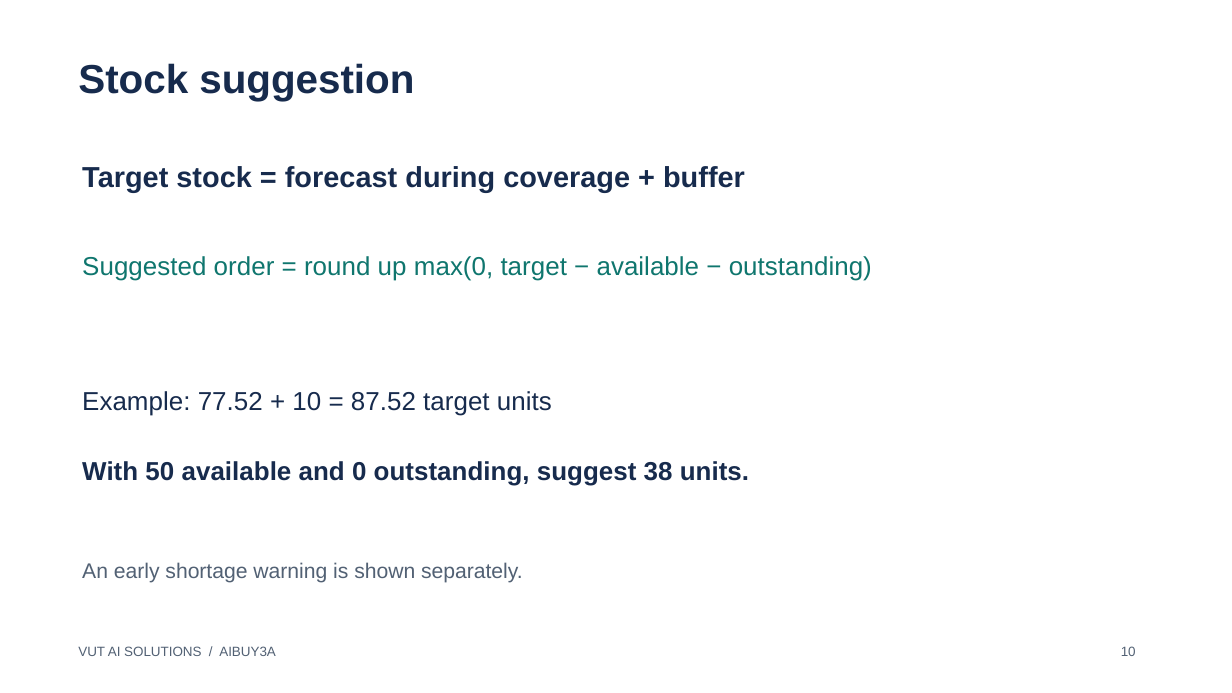
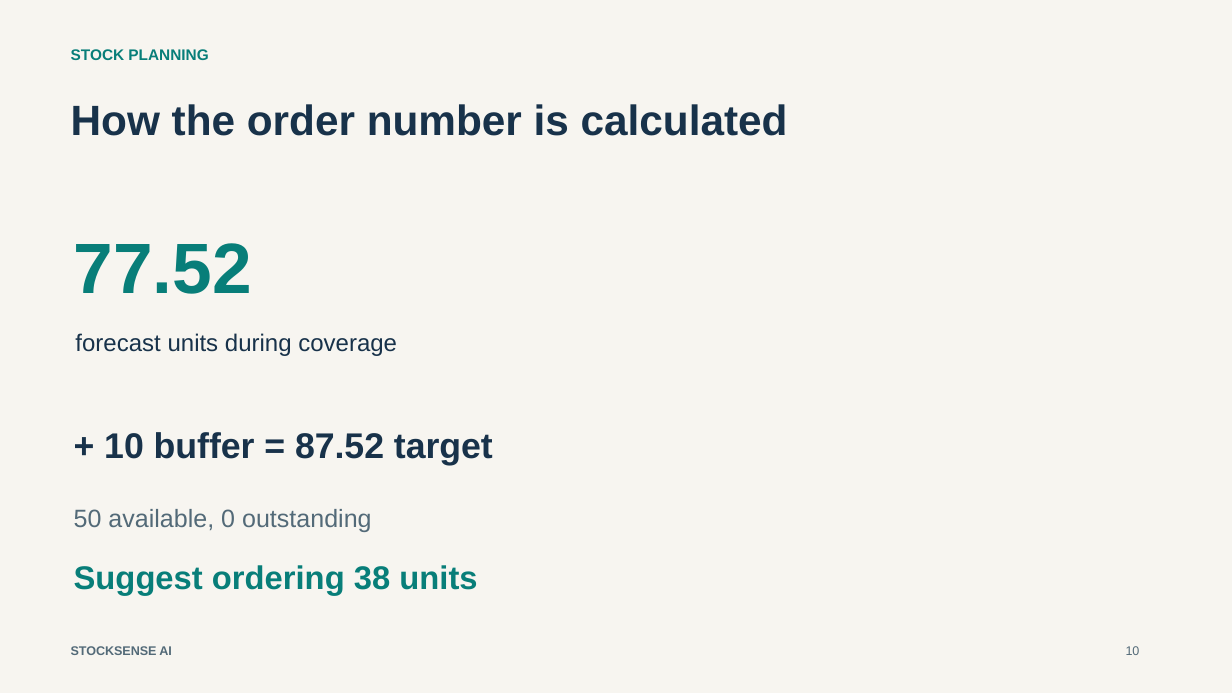
Before and after one commit to VUT-AI-SOLUTIONS-2026/stocksense-ai, a slide deck: slide 10 of docs/StockSense_AI_Presentation_Review.pptx. Drawn at 1232x693 pixels with LibreOffice and Linux fonts; fonts in the diff are those of the drawing. Boxes give left, top, right and bottom in pixels: in the first picture for what was removed or moved away, otherwise in the second. Text is boxed around its words. In the diff, an @@ line names an element or a change of style, - is before the commit and + after.

```diff
--- a/docs/StockSense_AI_Presentation_Review.pptx
+++ b/docs/StockSense_AI_Presentation_Review.pptx
@@ background #FFFFFF to #F7F5F0 @@
@@ text added at <box>71,49,208,60</box>, 12 pt, text #087E79, bold @@
+STOCK PLANNING
@@ text removed at <box>78,63,414,101</box> @@
-Stock suggestion
@@ text added at <box>71,104,788,136</box>, 33 pt, text #18324A, bold @@
+How the order number is calculated
@@ text at <box>74,243,252,294</box>: text changed; size 20.2 to 55.5 pt; text colour #0F766E to #087E79; bold on @@
-Suggested order = round up max(0, target − available − outstanding)
+77.52
@@ text at <box>75,333,397,356</box>: text changed; size 22.5 to 18.8 pt; text colour #172B4D to #18324A; bold off @@
-Target stock = forecast during coverage + buffer
+forecast units during coverage
@@ text at <box>104,432,493,466</box>: text changed; size 20.2 to 27.8 pt; text colour #172B4D to #18324A; bold on @@
-Example: 77.52 + 10 = 87.52 target units
++ 10 buffer = 87.52 target
@@ text at <box>74,509,372,532</box>: text changed; size 20.2 to 19.5 pt; text colour #172B4D to #536A78; bold off @@
-With 50 available and 0 outstanding, suggest 38 units.
+50 available, 0 outstanding
@@ text added at <box>74,565,477,596</box>, 25.5 pt, text #087E79, bold @@
+Suggest ordering 38 units
@@ text removed at <box>82,562,523,583</box> @@
-An early shortage warning is shown separately.
@@ text added at <box>71,646,172,655</box>, 9.8 pt, text #536A78, bold @@
+STOCKSENSE AI
@@ text removed at <box>78,646,276,656</box> @@
-VUT AI SOLUTIONS / AIBUY3A
@@ text "10" at <box>1126,646,1140,655</box>: size 10.5 to 9.8 pt, text colour #526174 to #536A78 @@
```
Also in this commit, not shown: 7 other slides changed, 6 slides added, 6 slides removed, 1 other file.
